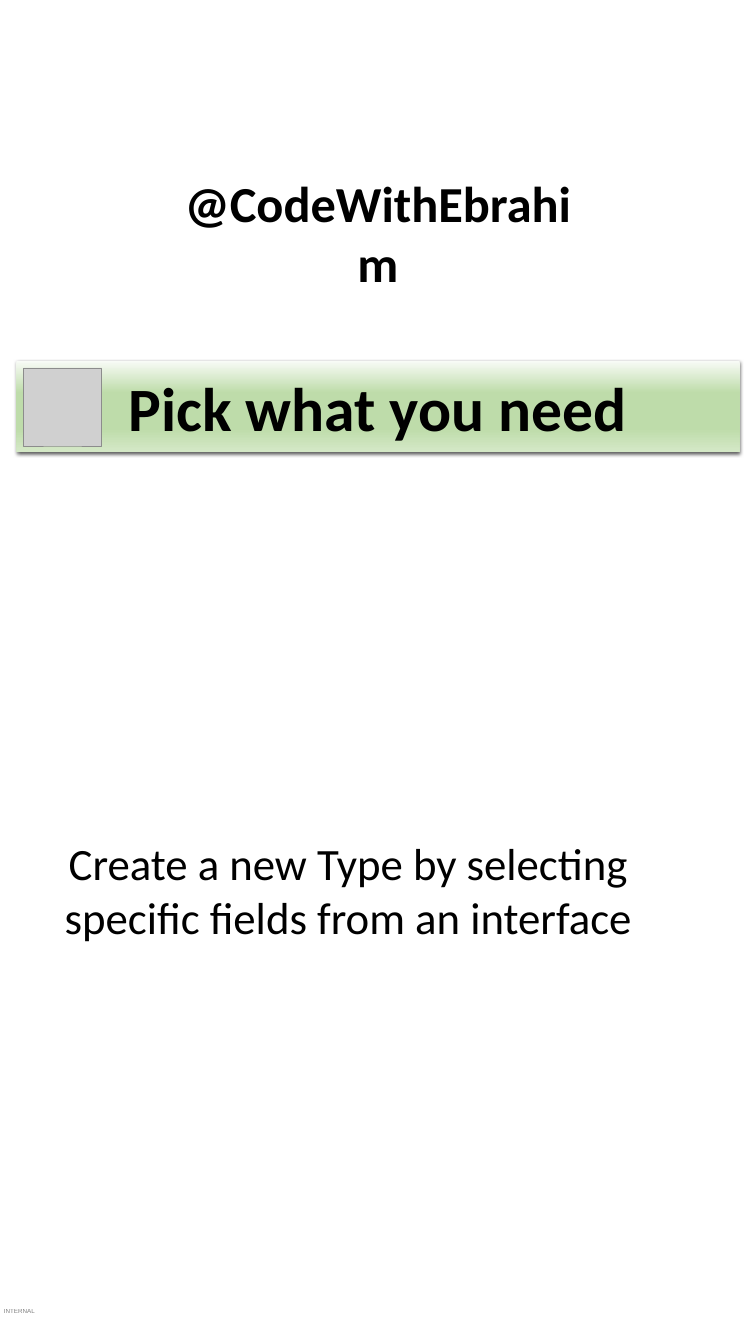
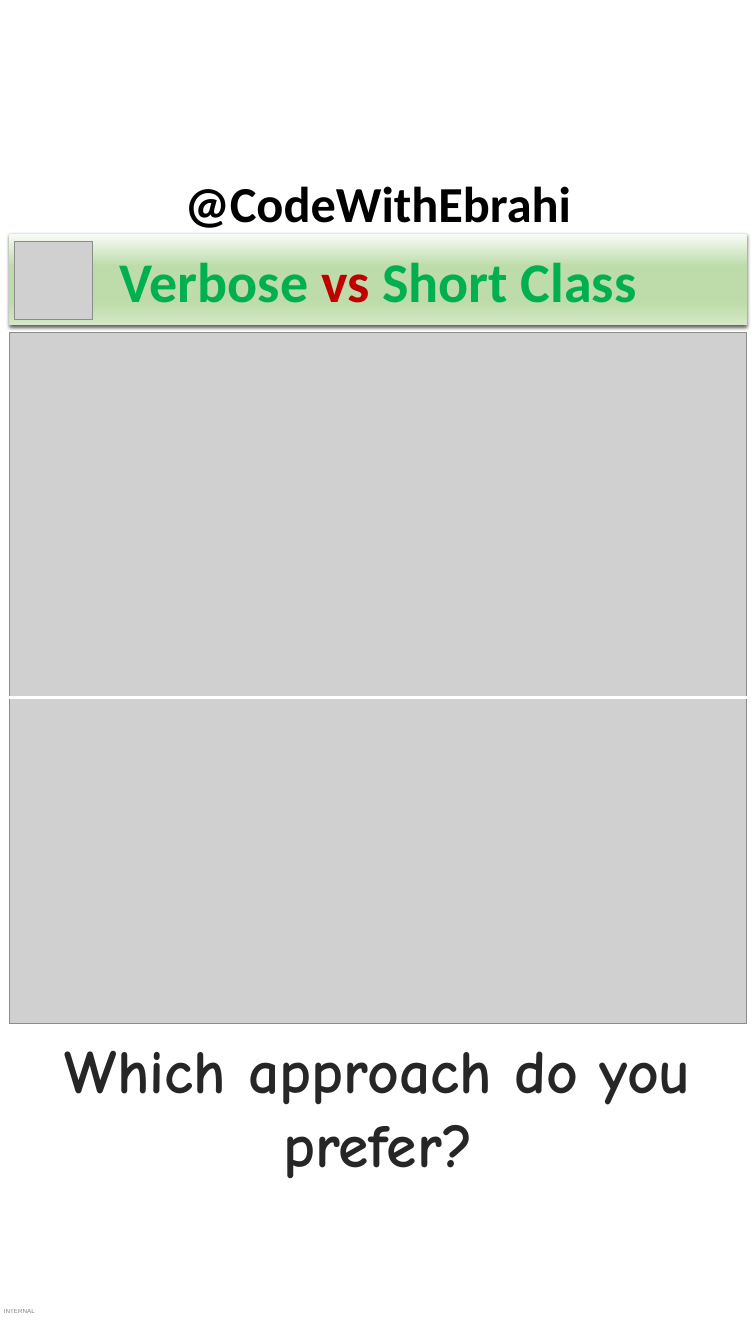
Before and after one commit to ebrahimsalehi1/python_codes, a slide deck: slide 21 of assets/images.pptx. Drawn at 756x1344 pixels with LibreOffice and Linux fonts; fonts in the diff are those of the drawing; grey boxes stand for pictures; background and template pictures are left out. Boxes give left, top, right and bottom in pixels: in the first picture for what was removed or moved away, otherwise in the second. Text is boxed around its words. In the diff, an @@ line names an element or a change of style, - is before the commit and + after.

```diff
--- a/assets/images.pptx
+++ b/assets/images.pptx
@@ rectangle "Verbose vs Short Class": place and size @@
-rectangle "Verbose vs Short Class" at box(16, 361, 739, 452)
+rectangle "Verbose vs Short Class" at box(9, 235, 747, 325)
@@ picture: place and size @@
-picture at box(24, 368, 101, 446)
+picture at box(15, 241, 93, 319)
@@ text in rectangle at box(119, 262, 637, 303): text changed; size 66 to 60 pt; text colour #000000 to #00B050 @@
-Pick what you need
+Verbose vs Short Class
@@ picture added at box(9, 332, 747, 1023) @@
@@ line added from (7, 698) to (747, 698), #FFFFFF 3 pt @@
@@ text added at box(65, 1051, 691, 1179), 66 pt, text #262626, bold @@
+Which approach do you prefer?
```
Also in this commit, not shown: 2 slides added, 2 slides removed, 10 other files.
